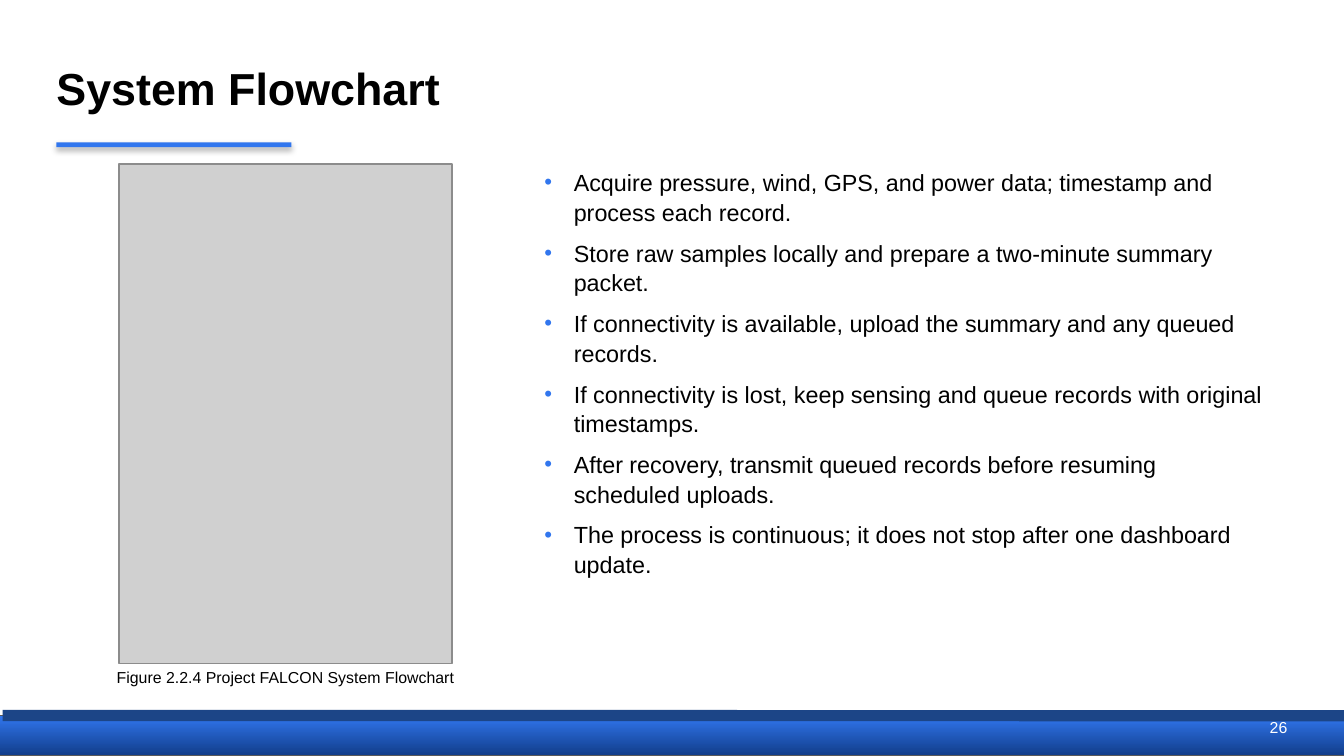
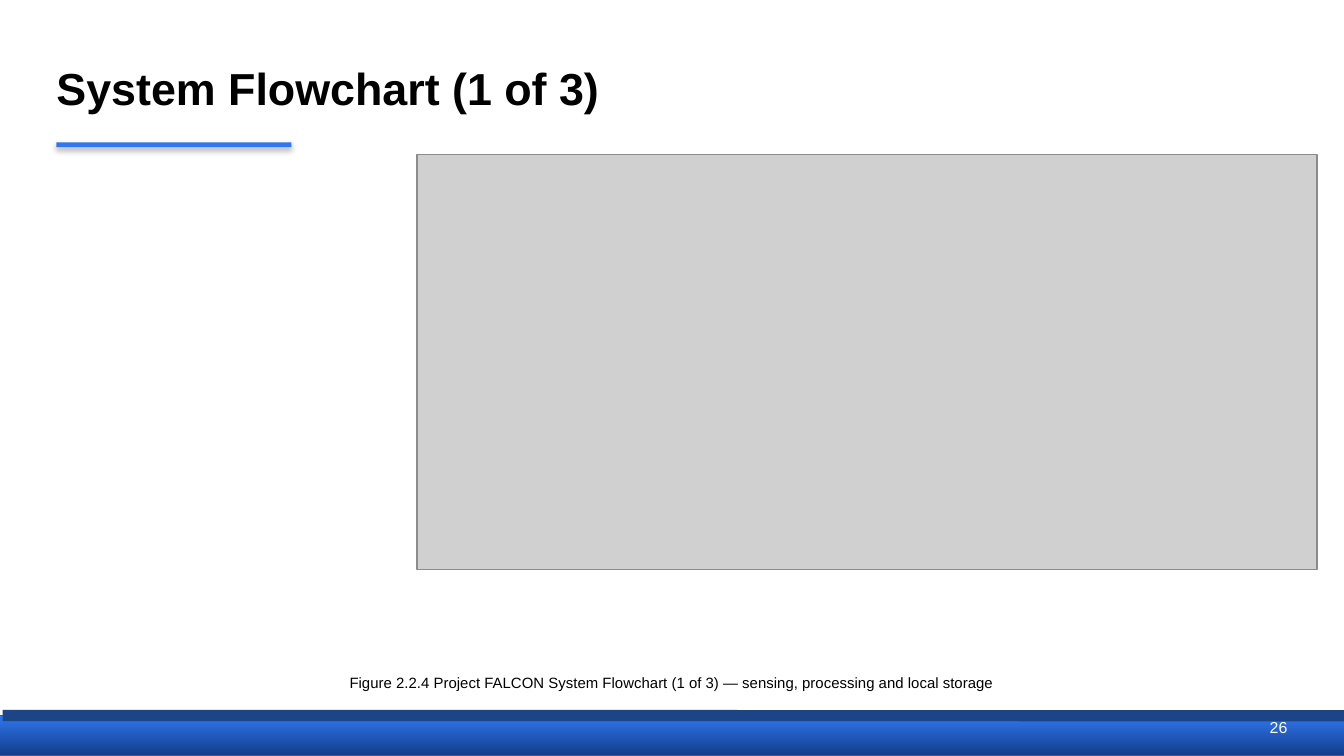
Before and after one commit to Ruzz-1010/Project-FALCON-01, a slide deck: slide 27 of THESIS DOCUMENTATION/FALCON_Proposal_Defense_Short.pptx. Drawn at 1344x756 pixels with LibreOffice and Linux fonts; fonts in the diff are those of the drawing; grey boxes stand for pictures. Boxes give left, top, right and bottom in pixels: in the first picture for what was removed or moved away, otherwise in the second. Text is boxed around its words. In the diff, an @@ line names an element or a change of style, - is before the commit and + after.

```diff
--- a/THESIS DOCUMENTATION/FALCON_Proposal_Defense_Short.pptx
+++ b/THESIS DOCUMENTATION/FALCON_Proposal_Defense_Short.pptx
@@ title at bbox=[56, 72, 599, 114]: text changed @@
-System Flowchart
+System Flowchart (1 of 3)
@@ picture removed at bbox=[120, 164, 453, 664] @@
@@ picture added at bbox=[417, 155, 1317, 570] @@
@@ text removed at bbox=[574, 174, 1261, 578] @@
-• Acquire pressure, wind, GPS, and power data; timestamp and process each record.
-• Store raw samples locally and prepare a two-minute summary packet.
-• If connectivity is available, upload the summary and any queued records.
-• If connectivity is lost, keep sensing and queue records with original timestamps.
-• After recovery, transmit queued records before resuming scheduled uploads.
-• The process is continuous; it does not stop after one dashboard update.
@@ text at bbox=[350, 677, 993, 691]: text changed; size 8.5 to 8 pt @@
-Figure 2.2.4 Project FALCON System Flowchart
+Figure 2.2.4 Project FALCON System Flowchart (1 of 3) — sensing, processing and local storage
```
Also in this commit, not shown: 26 other slides changed, 2 slides added.
